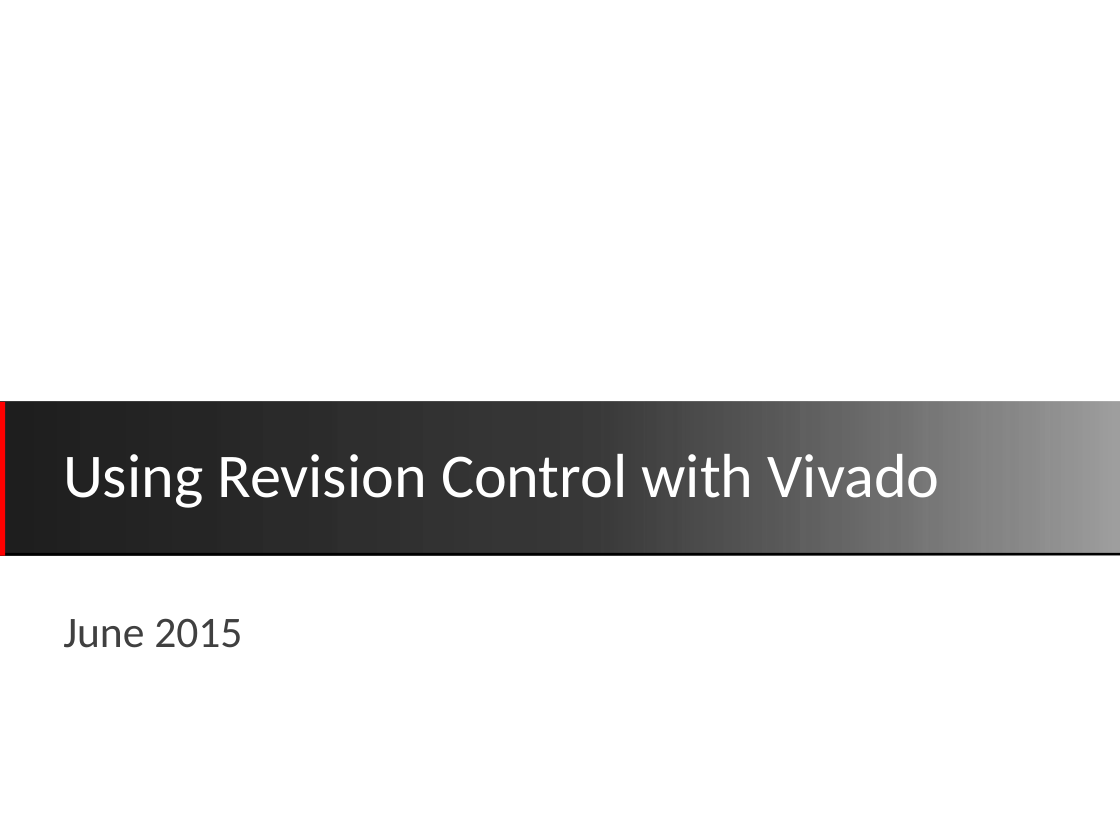
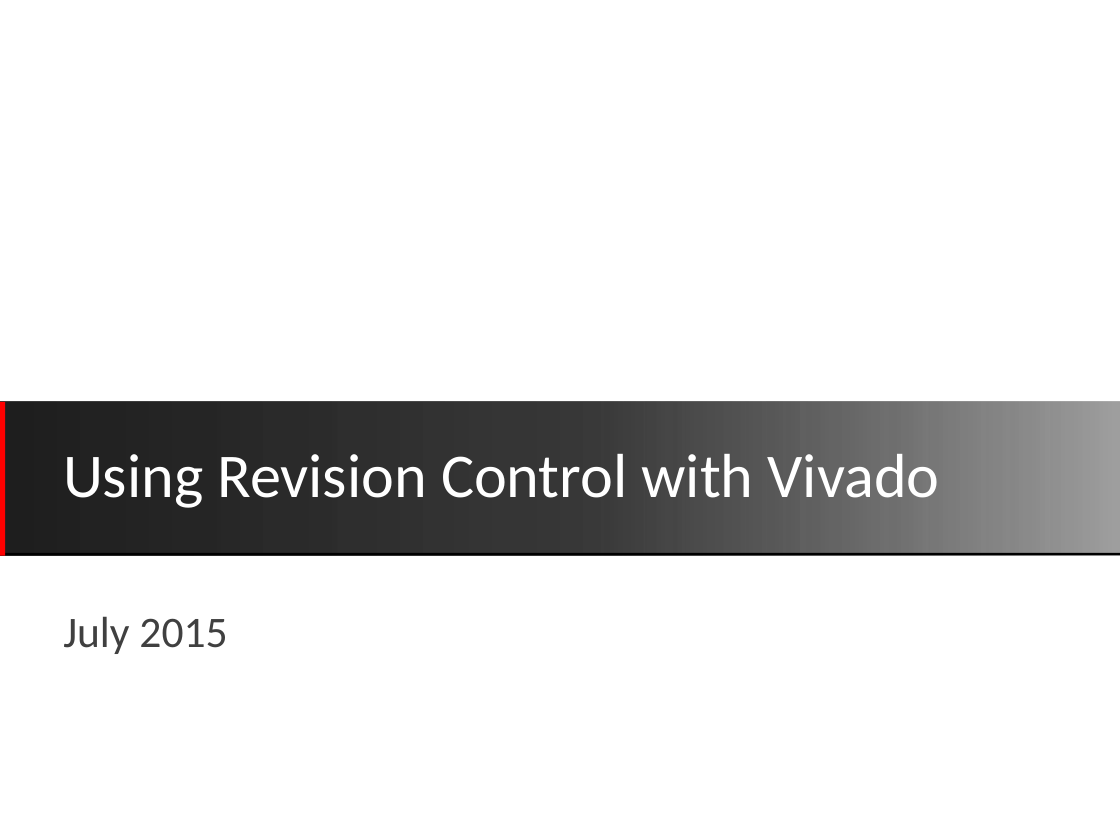
Before and after one commit to Xilinx/revCtrl, a slide deck: slide 1 of doc/versionControl.pptx. Drawn at 1120x840 pixels with LibreOffice and Linux fonts; fonts in the diff are those of the drawing; background and template pictures are left out. Boxes give left, top, right and bottom in pixels: in the first picture for what was removed or moved away, otherwise in the second. Text is boxed around its words. In the diff, an @@ line names an element or a change of style, - is before the commit and + after.

```diff
--- a/doc/versionControl.pptx
+++ b/doc/versionControl.pptx
@@ text at [63, 616, 227, 654]: text changed @@
-June 2015
+July 2015
```
Also in this commit, not shown: 2 other slides changed.
